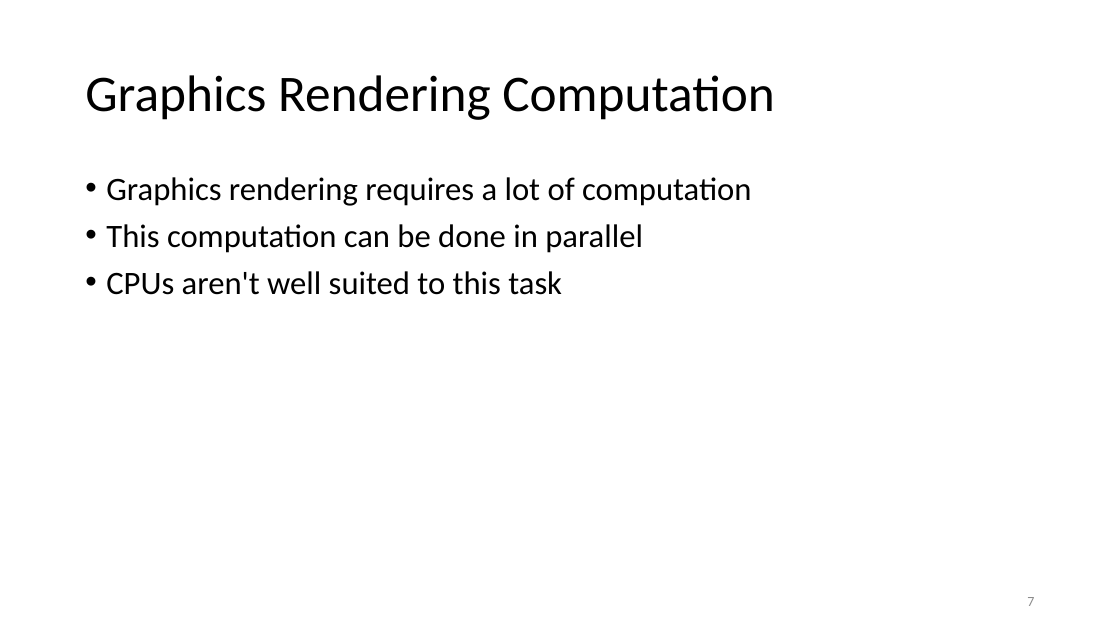
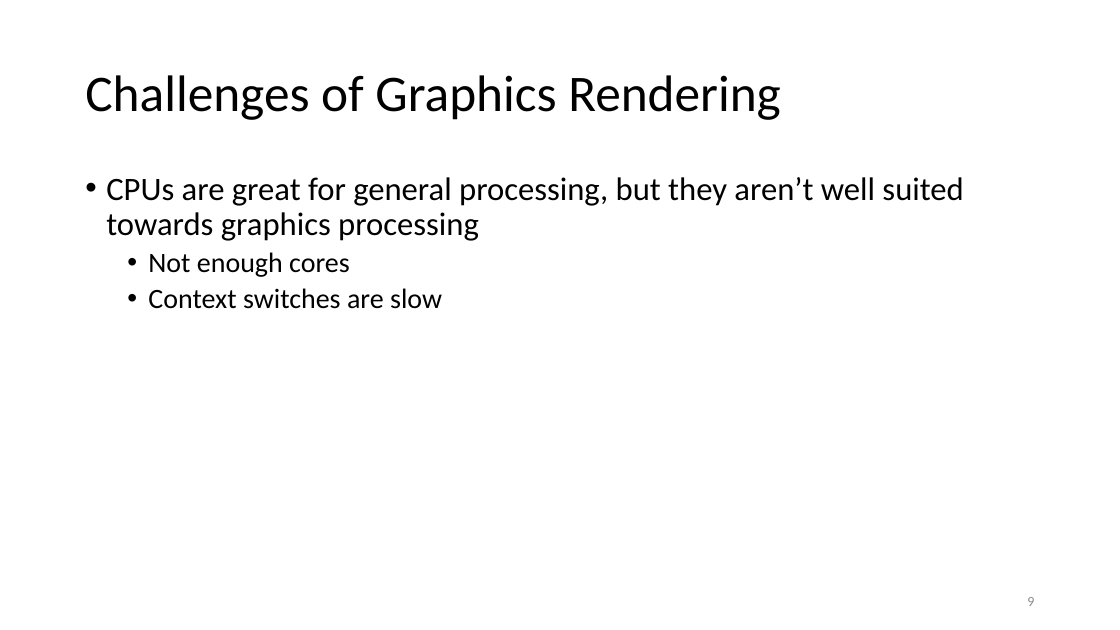
Before and after one commit to ShepherdJerred-homework/seminar-presentation, a slide deck: slide 9 of presentation.pptx (slide 7 before the commit). Drawn at 1120x630 pixels with LibreOffice and Linux fonts; fonts in the diff are those of the drawing. Boxes give left, top, right and bottom in pixels: in the first picture for what was removed or moved away, otherwise in the second. Text is boxed around its words. In the diff, an @@ line names an element or a change of style, - is before the commit and + after.

```diff
--- a/presentation.pptx
+++ b/presentation.pptx
@@ title at (85, 75, 781, 120): text changed @@
-Graphics Rendering Computation
+Challenges of Graphics Rendering
@@ text at (106, 177, 963, 309): text changed @@
-• Graphics rendering requires a lot of computation
-• This computation can be done in parallel
-• CPUs aren't well suited to this task
+• CPUs are great for general processing, but they aren’t well suited towards graphics processing
+  • Not enough cores
+  • Context switches are slow
@@ page number at (1027, 597, 1034, 606): text changed @@
-7
+9
```
Also in this commit, not shown: 8 other slides changed, 3 slides added, 1 slide removed, 1 other file.
